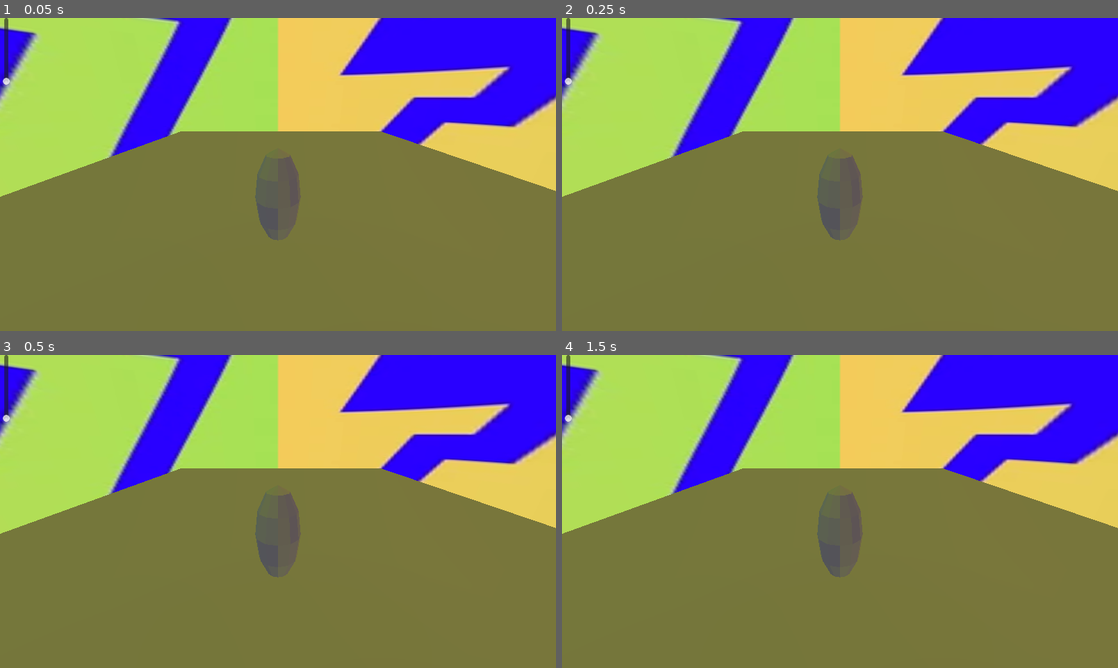
Above: before the commit, frames 1-4 (two rows, left to right).
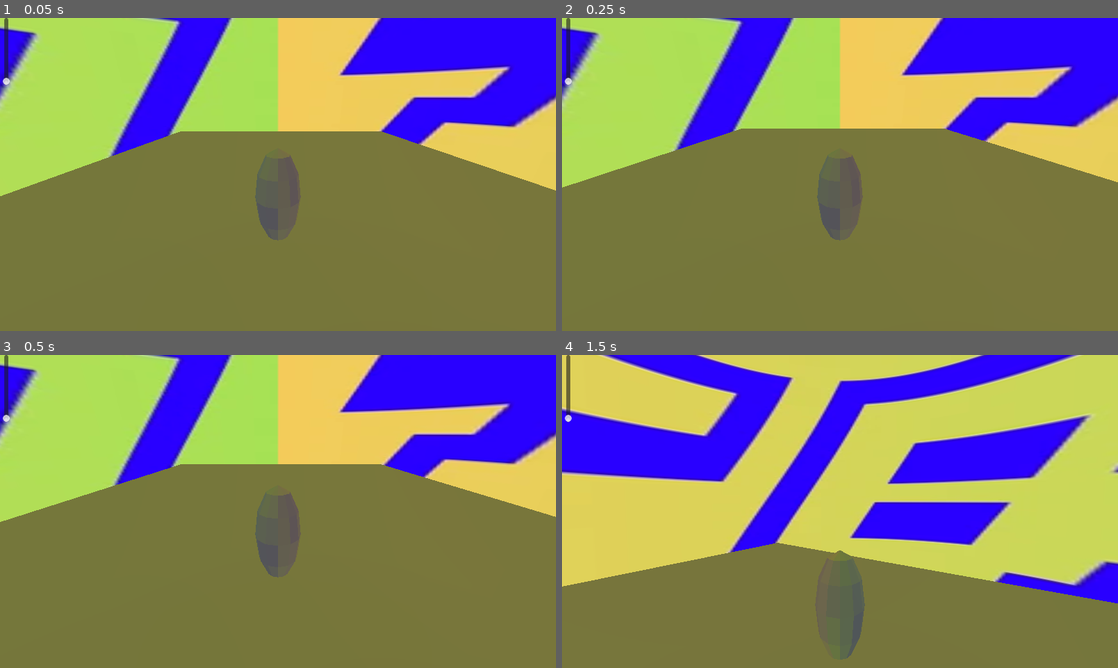
Above: after the commit, the same moments.

Repository: cash-i1/angus3dworld
Game: Godot game, scene res://scenes/main.tscn
Same seed, same stepped clock (60 frames per second), same inputs: the game is played once before the commit and once after it.
Inputs (mouse positions are in pixels of both pictures, inside the frame that each line leads up to):
- Up to frame 1 (0.05 s): no input
- Up to frame 2 (0.25 s): no input
- Up to frame 3 (0.5 s): no input
- Up to frame 4 (1.5 s): tap Enter (ui_accept) at 0.5, 0.77, 0.8, 1.07, 1.25, 1.35 s; move the mouse to (962, 495) at 0.52 s; hold D (right) 0.53-1.28 s; hold V 0.53-1.28 s; move the mouse to (728, 527) at 1.27 s; hold S (backward) from 1.28 s (still down)

The runs differ from the first frame. In frame 1, less than 0.1% of the frame differs, in the area x 0-100%, y 36-58%; in frame 2, 1.6%; in frame 3, 2.1%; in frame 4, 64%, in the area x 0-100%, y 0-98%.
Error before the commit: Parse Error: Cannot find member "miouse" in base "Input". (res://scripts/player.gd:30)

Commit message:
stole my old camera code

Diff:
--- a/scenes/player.tscn
+++ b/scenes/player.tscn
@@ -1,6 +1,7 @@
-[gd_scene load_steps=3 format=3 uid="uid://ui6athpn13sc"]
+[gd_scene load_steps=4 format=3 uid="uid://ui6athpn13sc"]
 
 [ext_resource type="Script" path="res://scripts/player.gd" id="1_axcp3"]
+[ext_resource type="Script" path="res://scripts/camera_controler.gd" id="2_q48ty"]
 
 [sub_resource type="CapsuleShape3D" id="CapsuleShape3D_4ddno"]
 
@@ -17,3 +18,4 @@
 
 [node name="Camera3D" type="Camera3D" parent="."]
 transform = Transform3D(1, 0, 0, 0, 0.933812, 0.357765, 0, -0.357765, 0.933812, 0, 3.07675, 4.00557)
+script = ExtResource("2_q48ty")
--- /dev/null
+++ b/scripts/camera_controler.gd
@@ -0,0 +1,38 @@
+extends Camera3D
+
+var mouse_delta = Vector2(0,0)
+var last_mouse_delta: Vector2 = Vector2(0,0)
+
+@onready var body = $".."
+
+func _ready():
+    Input.mouse_mode = Input.MOUSE_MODE_CAPTURED
+
+
+func _input(event):
+    if event is InputEventMouseMotion:
+        mouse_delta = event.relative
+
+func can_rotate():
+    return true
+
+func _process(delta):
+    # if Input.is_key_pressed(KEY_ESCAPE):
+    #     get_tree().quit()
+    if Input.is_key_pressed(KEY_ESCAPE):
+        if Input.mouse_mode == Input.MOUSE_MODE_CAPTURED:
+            Input.mouse_mode = Input.MOUSE_MODE_VISIBLE
+        else:
+            Input.mouse_mode = Input.MOUSE_MODE_CAPTURED
+    if Input.is_key_pressed(KEY_V):
+        get_tree().paused = !get_tree().paused
+
+    if can_rotate():
+        rotation.x -= mouse_delta.y * 0.01
+        body.rotation.y -= mouse_delta.x * 0.01
+
+        # Clamp rotation to prevent camera flipping
+        rotation.x = clamp(rotation.x, -1.5, 1.5)
+
+        # Reset mouse delta
+        mouse_delta = Vector2.ZERO
--- a/scripts/player.gd
+++ b/scripts/player.gd
@@ -9,23 +9,22 @@
 
 
 func _physics_process(delta):
-	# Add the gravity.
-	if not is_on_floor():
-		velocity.y -= gravity * delta
+    # Add the gravity.
+    if not is_on_floor():
+        velocity.y -= gravity * delta
 
-	# Handle jump.
-	if Input.is_action_just_pressed("ui_accept") and is_on_floor():
-		velocity.y = JUMP_VELOCITY
+    # Handle jump.
+    if Input.is_action_just_pressed("ui_accept") and is_on_floor():
+        velocity.y = JUMP_VELOCITY
 
-	# Get the input direction and handle the movement/deceleration.
-	# As good practice, you should replace UI actions with custom gameplay actions.
-	var input_dir = Input.get_vector("left", "right", "forward", "backward")
-	var direction = (transform.basis * Vector3(input_dir.x, 0, input_dir.y)).normalized()
-	if direction:
-		velocity.x = direction.x * SPEED
-		velocity.z = direction.z * SPEED
-	else:
-		velocity.x = move_toward(velocity.x, 0, SPEED)
-		velocity.z = move_toward(velocity.z, 0, SPEED)
-	Input.miouse
-	move_and_slide()
+    # Get the input direction and handle the movement/deceleration.
+    # As good practice, you should replace UI actions with custom gameplay actions.
+    var input_dir = Input.get_vector("left", "right", "forward", "backward")
+    var direction = (transform.basis * Vector3(input_dir.x, 0, input_dir.y)).normalized()
+    if direction:
+        velocity.x = direction.x * SPEED
+        velocity.z = direction.z * SPEED
+    else:
+        velocity.x = move_toward(velocity.x, 0, SPEED)
+        velocity.z = move_toward(velocity.z, 0, SPEED)
+    move_and_slide()
